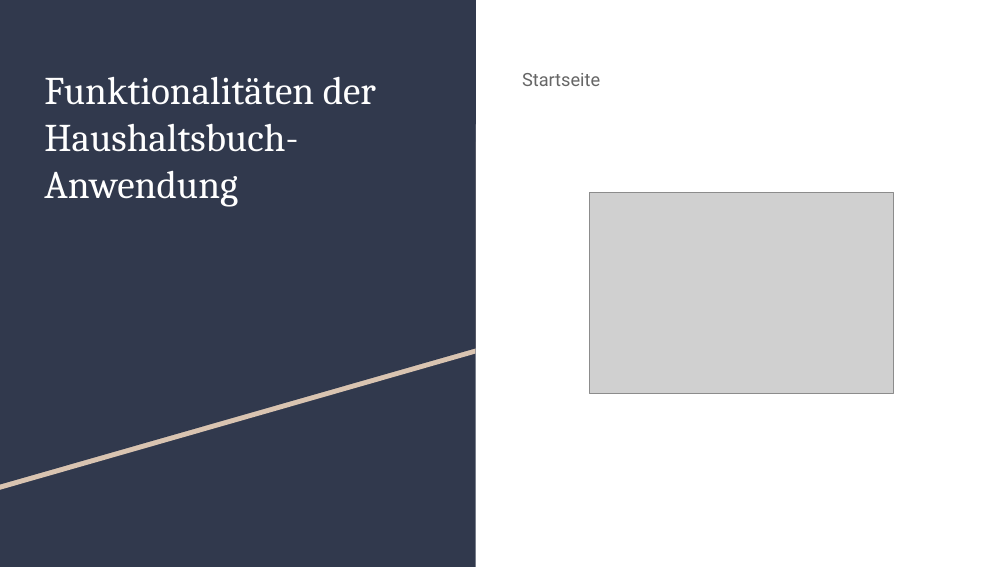
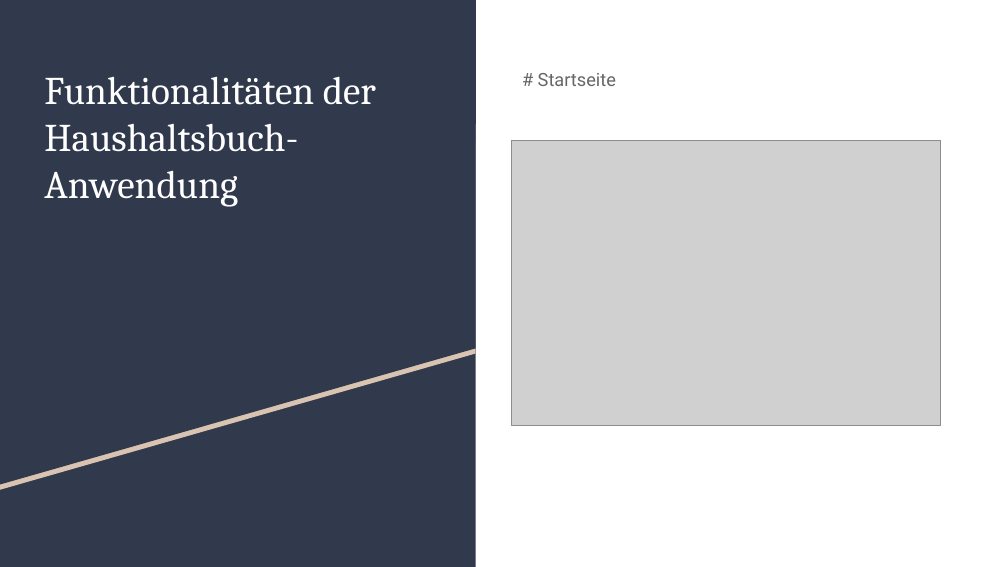
Before and after one commit to EduardMayer-IT/haushaltsbuch, a slide deck: slide 7 of Mayer Präsentation .pptx. Drawn at 1008x567 pixels with LibreOffice and Linux fonts; fonts in the diff are those of the drawing; grey boxes stand for pictures. Boxes give left, top, right and bottom in pixels: in the first picture for what was removed or moved away, otherwise in the second. Text is boxed around its words. In the diff, an @@ line names an element or a change of style, - is before the commit and + after.

```diff
--- a/Mayer Präsentation .pptx
+++ b/Mayer Präsentation .pptx
@@ text at (x1=538, y1=73, x2=616, y2=86): text changed @@
-Startseite
+# Startseite
@@ picture resized from (x1=590, y1=193, x2=893, y2=394) to (x1=512, y1=141, x2=941, y2=425) @@
```
Also in this commit, not shown: 7 other slides changed, 1 slide added, 1 slide removed, 2 other files.
